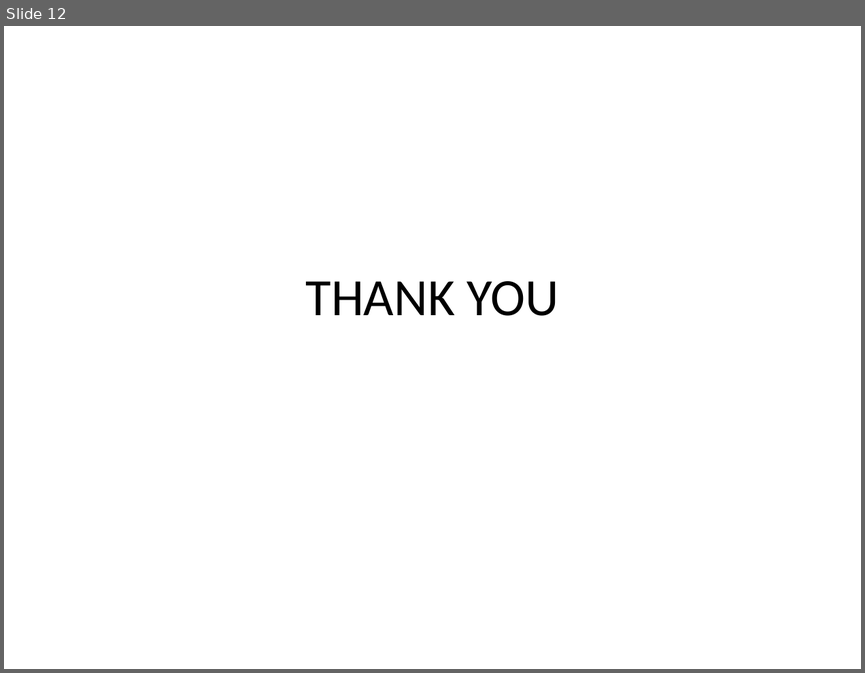
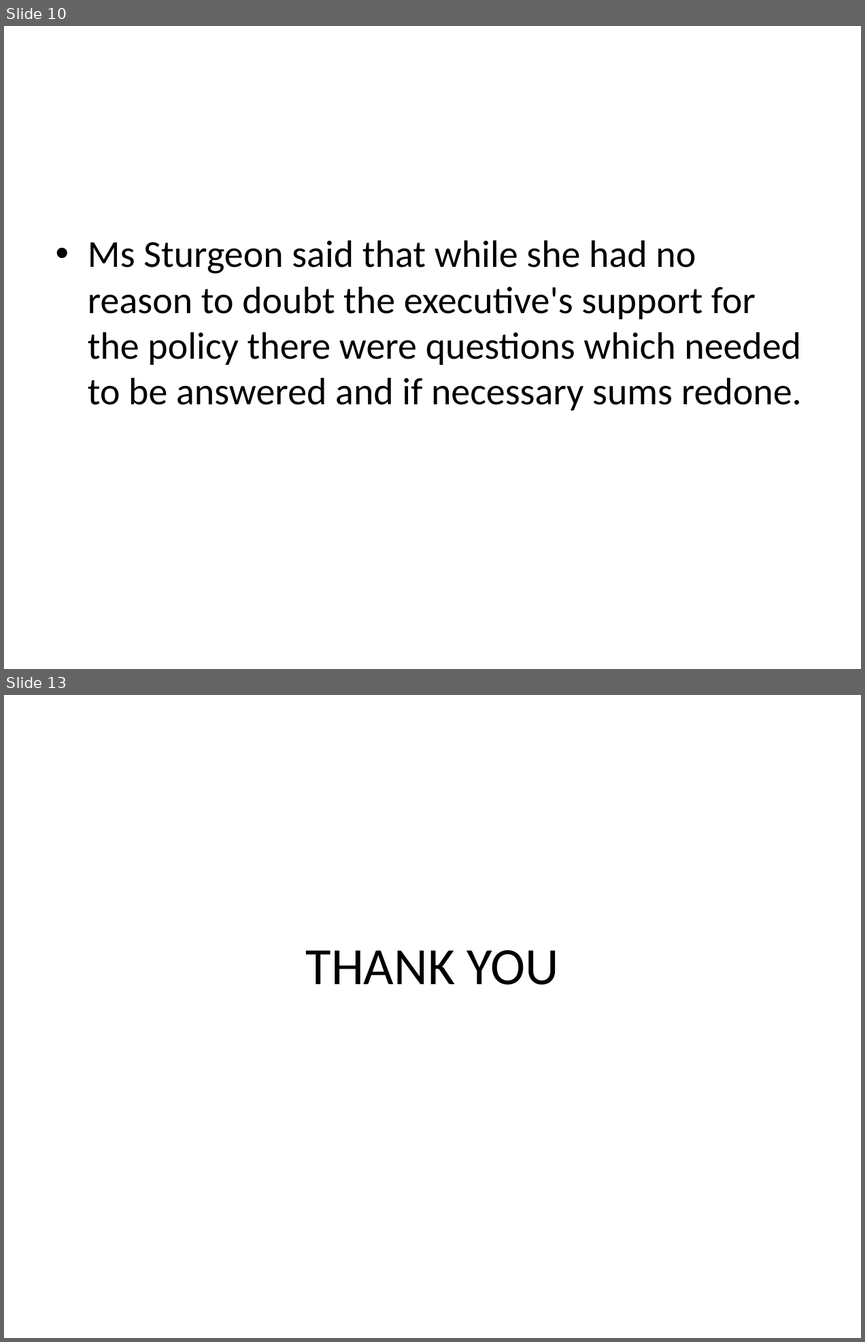
Before and after one commit to MayankVachher/Shortie, a slide deck: title.pptx. Shown one above the other, each under a label of ours: slide 12 before the commit, slides 10 and 13 after it; the slides between them are not shown. The pictures are 865x673 and 865x1342 pixels, drawn with LibreOffice and Linux fonts; fonts in the diff are those of the drawing. Boxes give left, top, right and bottom in pixels: in the first picture for what was removed or moved away, otherwise in the second. Text is boxed around its words. In the diff, an @@ line names an element or a change of style, - is before the commit and + after.

```diff
--- a/title.pptx
+++ b/title.pptx
@@ slide 10 added at [4,26,861,669], background #FFFFFF @@
@@ text added at [88,240,802,410], 32 pt, text #000000 @@
+• Ms Sturgeon said that while she had no reason to doubt the executive's support for the policy there were questions which needed to be answered and if necessary sums redone.
@@ what was slide 12 is now slide 13 @@
```
Also in this commit, not shown: 11 other slides added, 11 slides removed, 12 other files.
